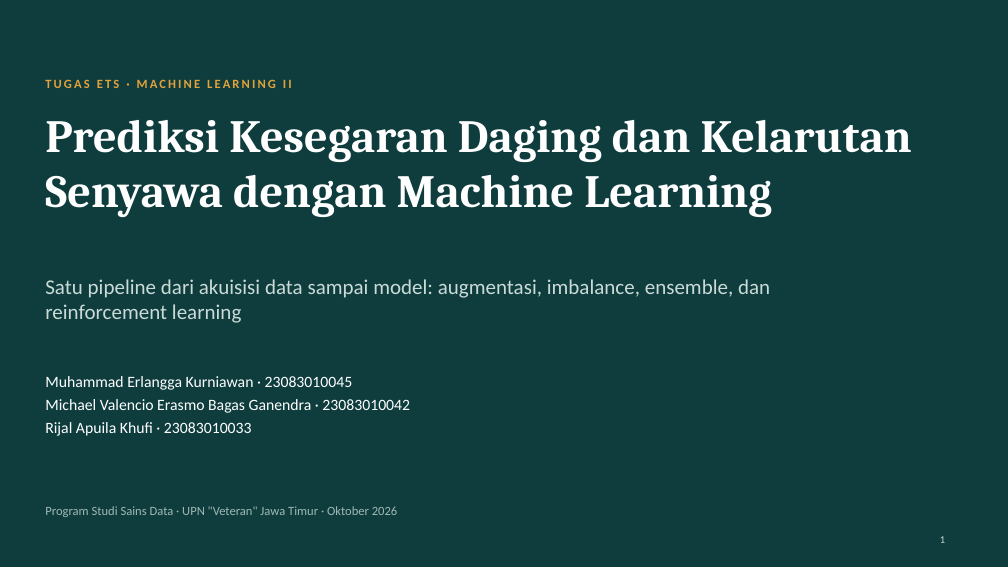
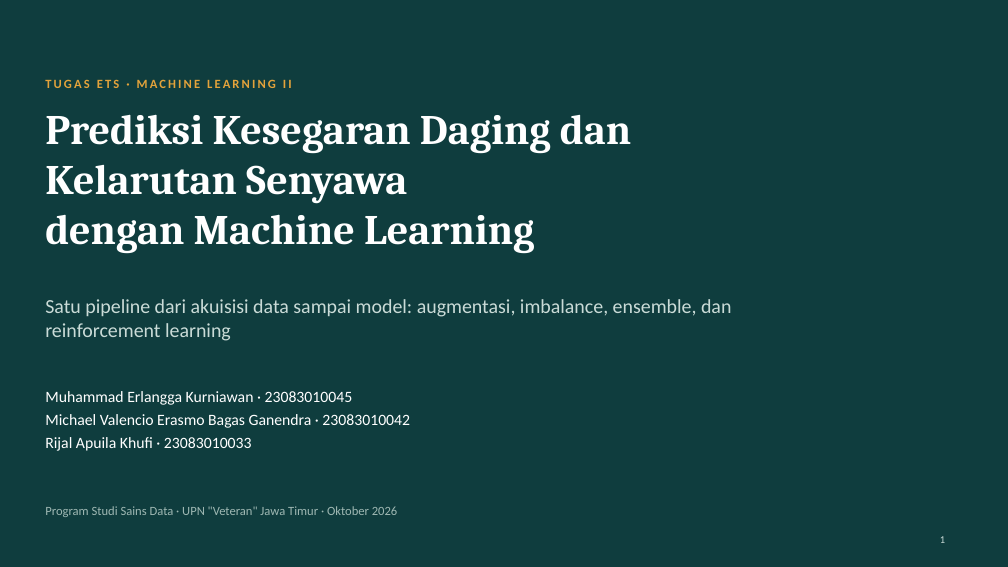
Before and after one commit to MuhammadErlanggaKurniawan/ets-ml2-kelompok, a slide deck: slide 1 of deck/ETS_ML2_Presentasi.pptx. Drawn at 1008x567 pixels with LibreOffice and Linux fonts; fonts in the diff are those of the drawing. Boxes give left, top, right and bottom in pixels: in the first picture for what was removed or moved away, otherwise in the second. Text is boxed around its words. In the diff, an @@ line names an element or a change of style, - is before the commit and + after.

Commit message:
fix(deck): left-aligned titles, title slide spacing and text fixes from Google Slides QA

```diff
--- a/deck/ETS_ML2_Presentasi.pptx
+++ b/deck/ETS_ML2_Presentasi.pptx
@@ text at [45,114,631,254]: text changed; size 44 to 40 pt @@
-Prediksi Kesegaran Daging dan Kelarutan Senyawa dengan Machine Learning
+Prediksi Kesegaran Daging dan
+Kelarutan Senyawa
+dengan Machine Learning
@@ text "Satu pipeline dari akuisisi data ...": place and size @@
-text "Satu pipeline dari akuisisi data ..." at [45,279,770,323]
+text "Satu pipeline dari akuisisi data ..." at [45,299,731,341]
@@ text "Satu pipeline dari akuisisi data ..." at [45,299,731,341]: size 20 to 19 pt @@
@@ text "Muhammad Erlangga Kurniawan · 23083010045": place and size @@
-text "Muhammad Erlangga Kurniawan · 23083010045" at [45,376,410,436]
+text "Muhammad Erlangga Kurniawan · 23083010045" at [45,391,410,451]
```
Also in this commit, not shown: 12 other slides changed, 2 other files.
